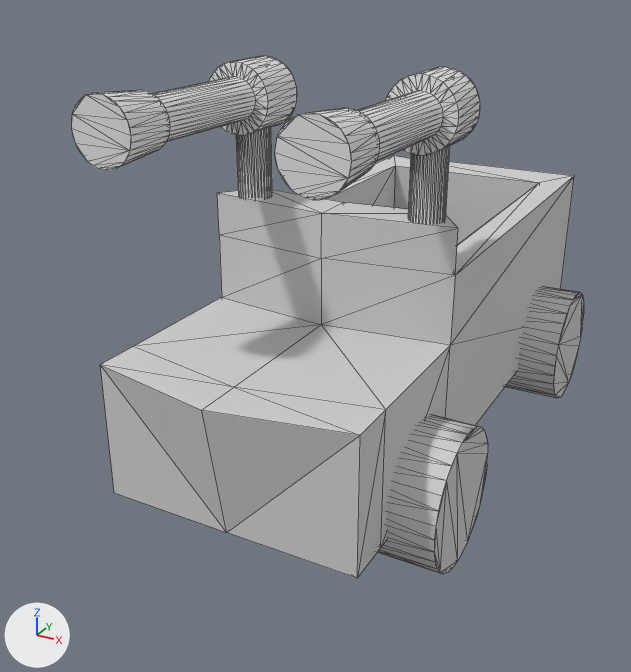
Before and after pictures for a commit that changed the Blender file Objects3D/caos/juggernaut.blend.
Camera for both pictures: a camera (50 mm lens) standing at (29.8, -63.0, 40.7) and looking at (-3.0, -3.4, 10.9). The axes (+X, +Y, +Z) are drawn at lower left. The lights are the same throughout. Mesh edges are drawn as thin lines.

The first picture shows 'base', 'canon1', 'canon2', 'rueda_1', 'rueda_2'.
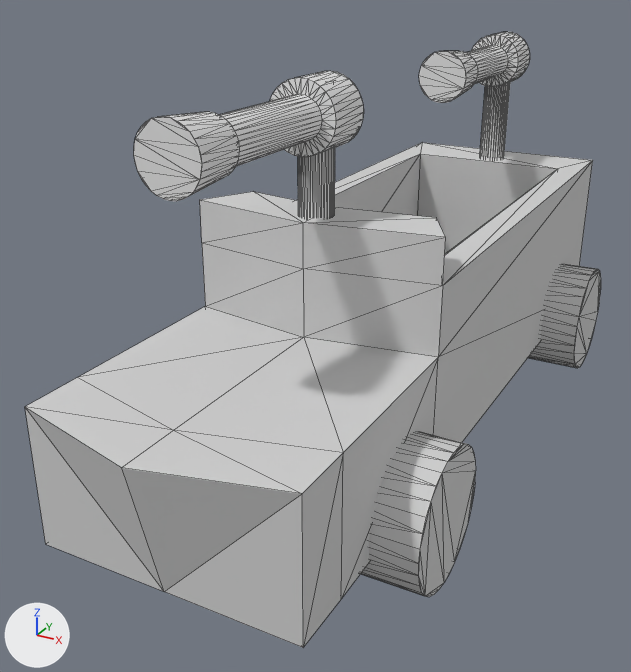
Changed parts and their boxes (x1, y1, x2, y2) in the pictures (631 x 672 px):
'base', mesh rescaled, moved (20% wider, 20% taller): before (100, 156, 574, 578); after (25, 143, 593, 648)
'canon1', moved: before (72, 56, 297, 198); after (134, 71, 364, 218)
'canon2', moved: before (275, 67, 480, 224); after (419, 32, 530, 158)
'rueda_1', moved: before (378, 415, 488, 574); after (361, 431, 476, 597)
'rueda_2', moved: before (506, 286, 584, 398); after (528, 264, 601, 368)

The change, as a list of edits to the scene's bpy script:
```text
Change me_cube_005:
    where me_cube_005.from_pydata(...)  # 41 vertices, 78 faces; spans x -10.0..10.0, y -19.6..31.3, z -9.1..10.1
    used by ob_base; parent = ob_root; location = (0.458, -4.711, 13.26)
    me_cube_005 part 1: the whole mesh is scaled about the mesh origin by (1, 1.31, 1)
Change me_cube_002:
    where me_cube_002.from_pydata(...)  # 128 vertices, 248 faces; spans x -23.0..4.2, y -20.3..-9.7, z -5.3..5.3
    used by ob_rueda_1; parent = ob_base; location = (9.742, 2.347, 5.48)
    me_cube_002 part 2: the whole mesh is moved by (9.4, 15.0, 0.0)
Change me_cube_001:
    where me_cube_001.from_pydata(...)  # 128 vertices, 248 faces; spans x -4.0..22.8, y 9.7..20.3, z -5.3..5.3
    used by ob_rueda_2; parent = ob_base; location = (-8.909, 2.347, 5.48)
    me_cube_001 part 3: the whole mesh is moved by (-9.4, -15.0, 0.0)
Change ob_base:
    ob_base.location: (0.458, -4.711, 13.26) -> (0.458, -6.177, 13.26)
Change ob_rueda_1:
    ob_rueda_1.matrix_parent_inverse: Matrix(((1.0, 0.0, 0.0, -0.458), (0.0, 1.0, 0.0, 4.711), (0.0, 0.0, 1.0, -13.26), (0.0, 0.0, 0.0, 1.0))) -> Matrix(((1.0, 0.0, 0.0, -0.458), (0.0, 1.0, 0.0, 6.177), (0.0, 0.0, 1.0, -13.26), (0.0, 0.0, 0.0, 1.0)))
    ob_rueda_1.location: (9.742, 2.347, 5.48) -> (0.322, -15.37, 5.48)
Change ob_canon1:
    ob_canon1.matrix_parent_inverse: Matrix(((1.0, 0.0, 0.0, -0.458), (0.0, 1.0, 0.0, 4.711), (0.0, 0.0, 1.0, -13.26), (0.0, 0.0, 0.0, 1.0))) -> Matrix(((1.0, 0.0, 0.0, -0.458), (0.0, 1.0, 0.0, 6.177), (0.0, 0.0, 1.0, -13.26), (0.0, 0.0, 0.0, 1.0)))
    ob_canon1.location: (-6.708, -11.89, 29.8) -> (0.104, -14.41, 29.38)
Change ob_canon2:
    ob_canon2.matrix_parent_inverse: Matrix(((1.0, 0.0, 0.0, -0.458), (0.0, 1.0, 0.0, 4.711), (0.0, 0.0, 1.0, -13.26), (0.0, 0.0, 0.0, 1.0))) -> Matrix(((1.0, 0.0, 0.0, -0.458), (0.0, 1.0, 0.0, 6.177), (0.0, 0.0, 1.0, -13.26), (0.0, 0.0, 0.0, 1.0)))
    ob_canon2.location: (7.66, -11.89, 29.8) -> (0.114, 26.09, 29.17)
Change ob_rueda_2:
    ob_rueda_2.location: (-8.909, 2.347, 5.48) -> (0.511, 25.15, 5.48)
```
